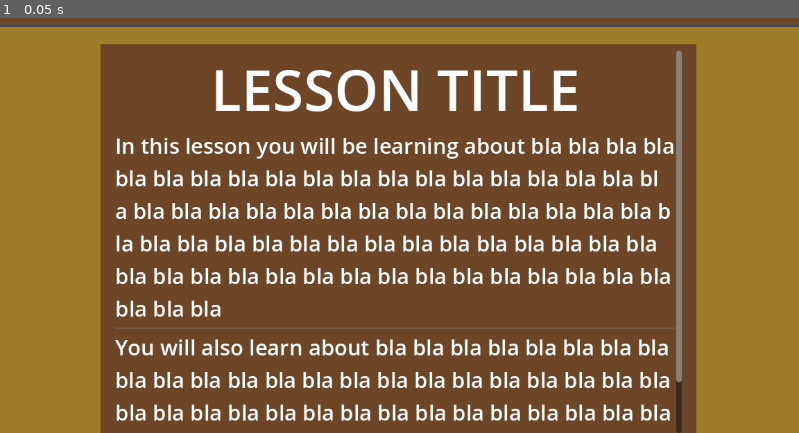
Above: before the commit, frame 1.
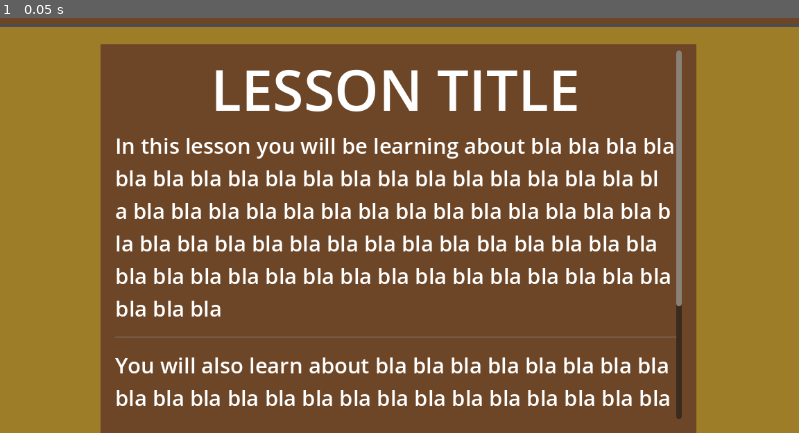
Above: after the commit, the same moment.

Repository: Mantegg/SwordOfCode
Game: Godot game, scene res://UI/documentation.tscn
The game is run twice, just before and just after one commit, with the same random seed, the same clock (stepped at 60 frames per second) and the same inputs. This scene is started directly instead of the project's main scene.
Inputs:
- Up to frame 1 (0.05 s): no input

The runs differ from the first frame. In frame 1, 6.4% of the frame differs, in the area x 14-86%, y 68-100%.

Commit message:
add compiler page
added compiler page
need to work on compiler system

Diff:
--- a/Overworld/Characters/Main.tscn
+++ b/Overworld/Characters/Main.tscn
@@ -6,10 +6,8 @@
 [sub_resource type="RectangleShape2D" id="RectangleShape2D_48k7k"]
 size = Vector2(55, 113)
 
-[sub_resource type="Animation" id="Animation_n11x5"]
-resource_name = "walk"
-length = 0.4
-loop_mode = 1
+[sub_resource type="Animation" id="Animation_cohg5"]
+length = 0.001
 tracks/0/type = "value"
 tracks/0/imported = false
 tracks/0/enabled = true
@@ -17,10 +15,10 @@
 tracks/0/interp = 1
 tracks/0/loop_wrap = true
 tracks/0/keys = {
-"times": PackedFloat32Array(0, 0.1, 0.2, 0.3, 0.4),
-"transitions": PackedFloat32Array(1, 1, 1, 1, 1),
+"times": PackedFloat32Array(0),
+"transitions": PackedFloat32Array(1),
 "update": 0,
-"values": [0.0, 0.139626, 0.0, -0.139626, 0.0]
+"values": [0.139626]
 }
 
 [sub_resource type="Animation" id="Animation_x6vjt"]
@@ -38,8 +36,10 @@
 "values": [0.0]
 }
 
-[sub_resource type="Animation" id="Animation_cohg5"]
-length = 0.001
+[sub_resource type="Animation" id="Animation_n11x5"]
+resource_name = "walk"
+length = 0.4
+loop_mode = 1
 tracks/0/type = "value"
 tracks/0/imported = false
 tracks/0/enabled = true
@@ -47,10 +47,10 @@
 tracks/0/interp = 1
 tracks/0/loop_wrap = true
 tracks/0/keys = {
-"times": PackedFloat32Array(0),
-"transitions": PackedFloat32Array(1),
+"times": PackedFloat32Array(0, 0.1, 0.2, 0.3, 0.4),
+"transitions": PackedFloat32Array(1, 1, 1, 1, 1),
 "update": 0,
-"values": [0.139626]
+"values": [0.0, 0.139626, 0.0, -0.139626, 0.0]
 }
 
 [sub_resource type="AnimationLibrary" id="AnimationLibrary_noyrw"]
--- /dev/null
+++ b/UI/CodingSpace.tscn
@@ -0,0 +1,111 @@
+[gd_scene format=3 uid="uid://cxnufo7rvmc12"]
+
+[node name="Control" type="Control"]
+layout_mode = 3
+anchors_preset = 15
+anchor_right = 1.0
+anchor_bottom = 1.0
+grow_horizontal = 2
+grow_vertical = 2
+
+[node name="VBoxContainer" type="VBoxContainer" parent="."]
+layout_mode = 1
+anchors_preset = 15
+anchor_right = 1.0
+anchor_bottom = 1.0
+grow_horizontal = 2
+grow_vertical = 2
+
+[node name="ColorRect" type="ColorRect" parent="VBoxContainer"]
+layout_mode = 2
+size_flags_vertical = 3
+size_flags_stretch_ratio = 0.1
+color = Color(0.427451, 0.27451, 0.152941, 1)
+
+[node name="ColorRect2" type="ColorRect" parent="VBoxContainer"]
+layout_mode = 2
+size_flags_vertical = 3
+color = Color(0.619608, 0.490196, 0.156863, 1)
+
+[node name="HSplitContainer" type="HSplitContainer" parent="."]
+layout_mode = 2
+offset_top = 65.0
+offset_right = 1152.0
+offset_bottom = 648.0
+size_flags_horizontal = 3
+split_offset = 550
+
+[node name="ColorRect2" type="ColorRect" parent="HSplitContainer"]
+custom_minimum_size = Vector2(0, 60)
+layout_mode = 2
+size_flags_vertical = 3
+color = Color(0.427451, 0.27451, 0.152941, 1)
+
+[node name="Code" type="TextEdit" parent="HSplitContainer/ColorRect2"]
+layout_mode = 1
+anchors_preset = 15
+anchor_right = 1.0
+anchor_bottom = 1.0
+grow_horizontal = 2
+grow_vertical = 2
+autowrap_mode = 1
+
+[node name="VBoxContainer" type="VBoxContainer" parent="HSplitContainer/ColorRect2"]
+layout_mode = 1
+anchors_preset = 1
+anchor_left = 1.0
+anchor_right = 1.0
+offset_left = -54.0
+offset_bottom = 66.0
+grow_horizontal = 0
+
+[node name="btnRun" type="Button" parent="HSplitContainer/ColorRect2/VBoxContainer"]
+layout_mode = 2
+text = "RUN"
+
+[node name="btnReset" type="Button" parent="HSplitContainer/ColorRect2/VBoxContainer"]
+layout_mode = 2
+text = "RESET"
+
+[node name="TabContainer" type="TabContainer" parent="HSplitContainer"]
+layout_mode = 2
+
+[node name="Question" type="ColorRect" parent="HSplitContainer/TabContainer"]
+custom_minimum_size = Vector2(0, 60)
+layout_mode = 2
+size_flags_vertical = 3
+color = Color(0.329412, 0.203922, 0.105882, 1)
+
+[node name="VBoxContainer" type="VBoxContainer" parent="HSplitContainer/TabContainer/Question"]
+layout_mode = 1
+anchors_preset = 15
+anchor_right = 1.0
+anchor_bottom = 1.0
+grow_horizontal = 2
+grow_vertical = 2
+
+[node name="Output" type="ColorRect" parent="HSplitContainer/TabContainer"]
+visible = false
+custom_minimum_size = Vector2(0, 60)
+layout_mode = 2
+size_flags_vertical = 3
+color = Color(0.329412, 0.203922, 0.105882, 1)
+
+[node name="VBoxContainer" type="VBoxContainer" parent="HSplitContainer/TabContainer/Output"]
+layout_mode = 1
+anchors_preset = 15
+anchor_right = 1.0
+anchor_bottom = 1.0
+grow_horizontal = 2
+grow_vertical = 2
+
+[node name="Label" type="Label" parent="HSplitContainer/TabContainer/Output/VBoxContainer"]
+layout_mode = 2
+text = "Output"
+
+[node name="lblOutput" type="Label" parent="HSplitContainer/TabContainer/Output/VBoxContainer"]
+custom_minimum_size = Vector2(48.263, 0)
+layout_mode = 2
+text = "
+"
+autowrap_mode = 3
--- a/UI/documentation.tscn
+++ b/UI/documentation.tscn
@@ -51,6 +51,7 @@
 grow_vertical = 2
 theme_override_constants/margin_left = 20
 theme_override_constants/margin_right = 20
+theme_override_constants/margin_bottom = 20
 
 [node name="ScrollContainer" type="ScrollContainer" parent="MarginContainer"]
 layout_mode = 2
@@ -75,6 +76,7 @@
 
 [node name="HSeparator" type="HSeparator" parent="MarginContainer/ScrollContainer/VBoxContainer"]
 layout_mode = 2
+theme_override_constants/separation = 30
 
 [node name="RichTextLabel3" type="Label" parent="MarginContainer/ScrollContainer/VBoxContainer"]
 custom_minimum_size = Vector2(50, 0)
@@ -82,3 +84,13 @@
 theme_override_font_sizes/font_size = 31
 text = "You will also learn about bla bla bla bla bla bla bla bla bla bla bla bla bla bla bla bla bla bla bla bla bla bla bla bla bla bla bla bla bla bla bla bla bla bla bla bla bla bla bla bla bla bla bla bla bla bla bla bla bla bla bla bla bla bla bla bla bla bla bla bla bla bla bla bla bla bla "
 autowrap_mode = 1
+
+[node name="HSeparator2" type="HSeparator" parent="MarginContainer/ScrollContainer/VBoxContainer"]
+layout_mode = 2
+theme_override_constants/separation = 30
+
+[node name="Button" type="Button" parent="MarginContainer/ScrollContainer/VBoxContainer"]
+custom_minimum_size = Vector2(0, 70)
+layout_mode = 2
+size_flags_vertical = 3
+text = "Coding"
